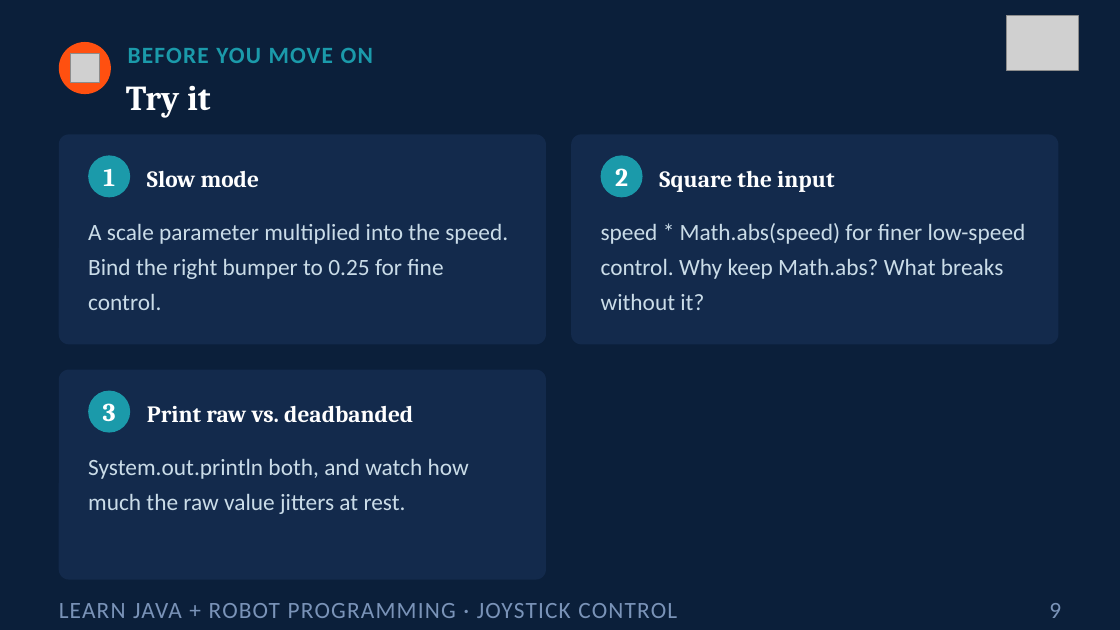
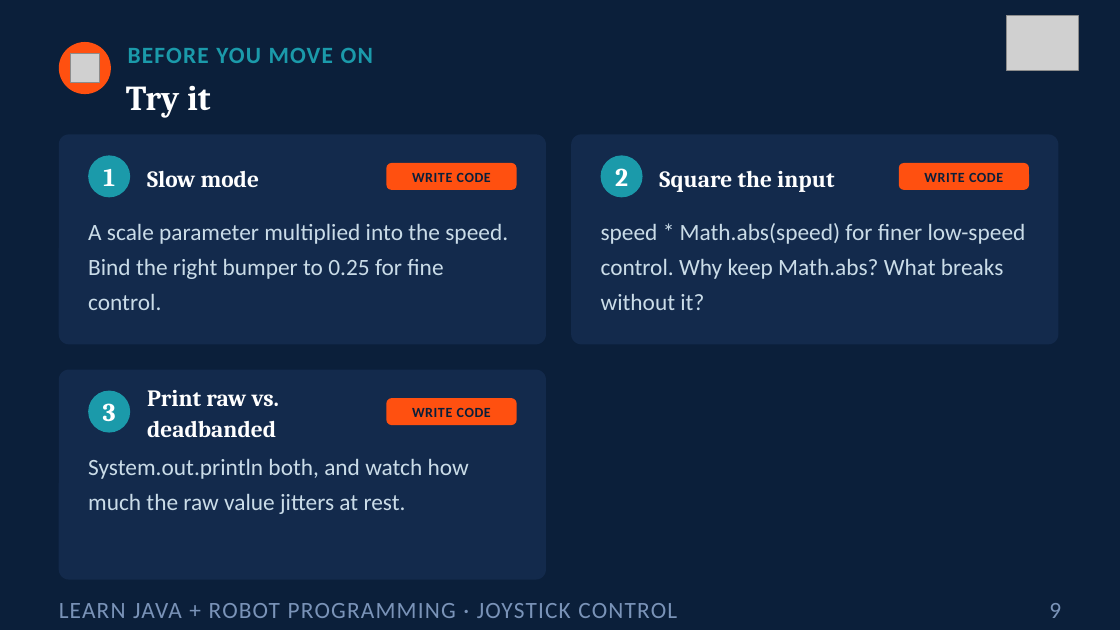
Before and after one commit to FRC5010/BasicRobotLessons, a slide deck: slide 9 of docs/presentations/v3/02-joystick-control.pptx. Drawn at 1120x630 pixels with LibreOffice and Linux fonts; fonts in the diff are those of the drawing; grey boxes stand for pictures. Boxes give left, top, right and bottom in pixels: in the first picture for what was removed or moved away, otherwise in the second. Text is boxed around its words. In the diff, an @@ line names an element or a change of style, - is before the commit and + after.

```diff
--- a/docs/presentations/v3/02-joystick-control.pptx
+++ b/docs/presentations/v3/02-joystick-control.pptx
@@ rounded rectangle added at [386,163,517,190], fill #FF5010 @@
@@ text added at [412,173,491,182], 12 pt, text #0B1F3A, bold @@
+WRITE CODE
@@ rounded rectangle added at [899,163,1029,190], fill #FF5010 @@
@@ text added at [924,173,1003,182], 12 pt, text #0B1F3A, bold @@
+WRITE CODE
@@ text "Print raw vs. deadbanded" rewrapped from [147,405,413,422] to [147,390,280,437] @@
@@ rounded rectangle added at [386,398,517,425], fill #FF5010 @@
@@ text added at [412,408,491,417], 12 pt, text #0B1F3A, bold @@
+WRITE CODE
```
Also in this commit, not shown: 2 other files.
